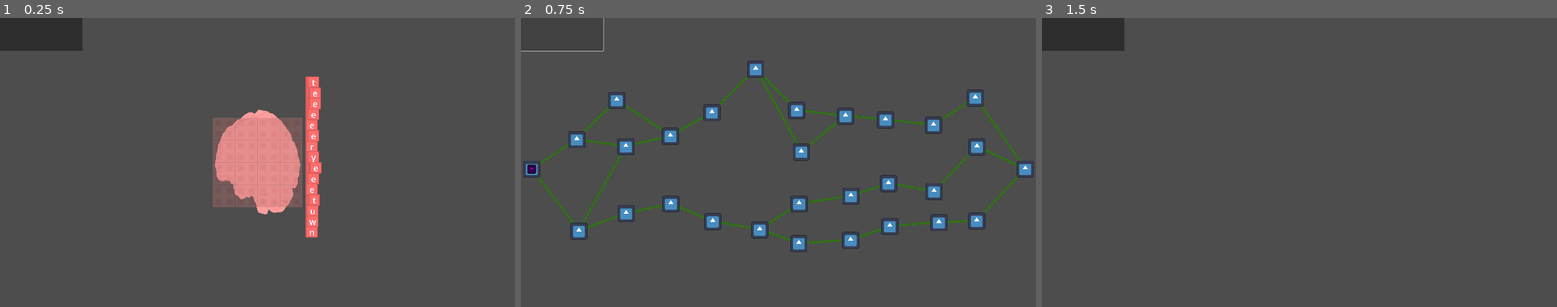
Above: before the commit, frames 1-3 (left to right).
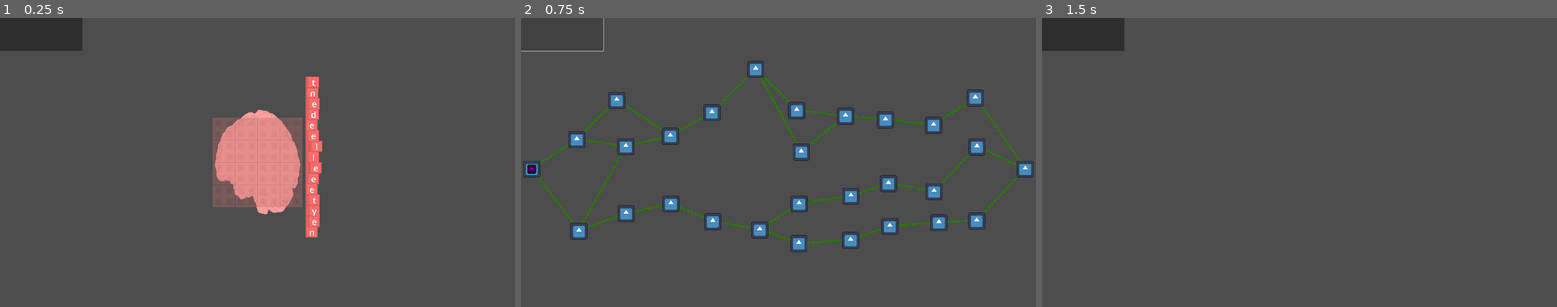
Above: after the commit, the same moments.

Repository: hulien22/ldjam54
Game: Godot game, scene res://scenes/main.tscn
Two runs of this game, one before a commit and one after it. Both use one fixed random seed, a clock stepped at 60 frames per second and the inputs below. The engine's default icon, where the game draws it, is replaced by a stand-in: a white triangle on a blue panel in a dark square.
Inputs (mouse positions are in pixels of both pictures, inside the frame that each line leads up to):
- Up to frame 1 (0.25 s): no input
- Up to frame 2 (0.75 s): click (562, 35) at 0.5 s
- Up to frame 3 (1.5 s): click (1098, 139) at 1.27 s

The runs differ from the first frame. In frame 1, 0.2% of the frame differs, in the area x 59-63%, y 24-73%; in frame 2, nothing differs; in frame 3, nothing differs.

Commit message:
topic words

Diff:
--- a/scripts/Global.gd
+++ b/scripts/Global.gd
@@ -18,11 +18,13 @@
 
 func get_word() -> String:
 	var value = rng.randi_range(1, 100)
-	if value <= 50:
+	if value <= 40:
 		return data.words.connecting[rng.randi_range(0, len(data.words.connecting)-1)]
-	elif value <= 60:
+	elif value <= 70:
+		return data.words.topics[rng.randi_range(0, len(data.words.topics)-1)]
+	elif value <= 80:
 		return data.words.positive[rng.randi_range(0, len(data.words.positive)-1)]
-	elif value <= 70:
+	elif value <= 90:
 		return data.words.negative[rng.randi_range(0, len(data.words.negative)-1)]
 	else:
 		return data.words.person[rng.randi_range(0, len(data.words.person)-1)]
